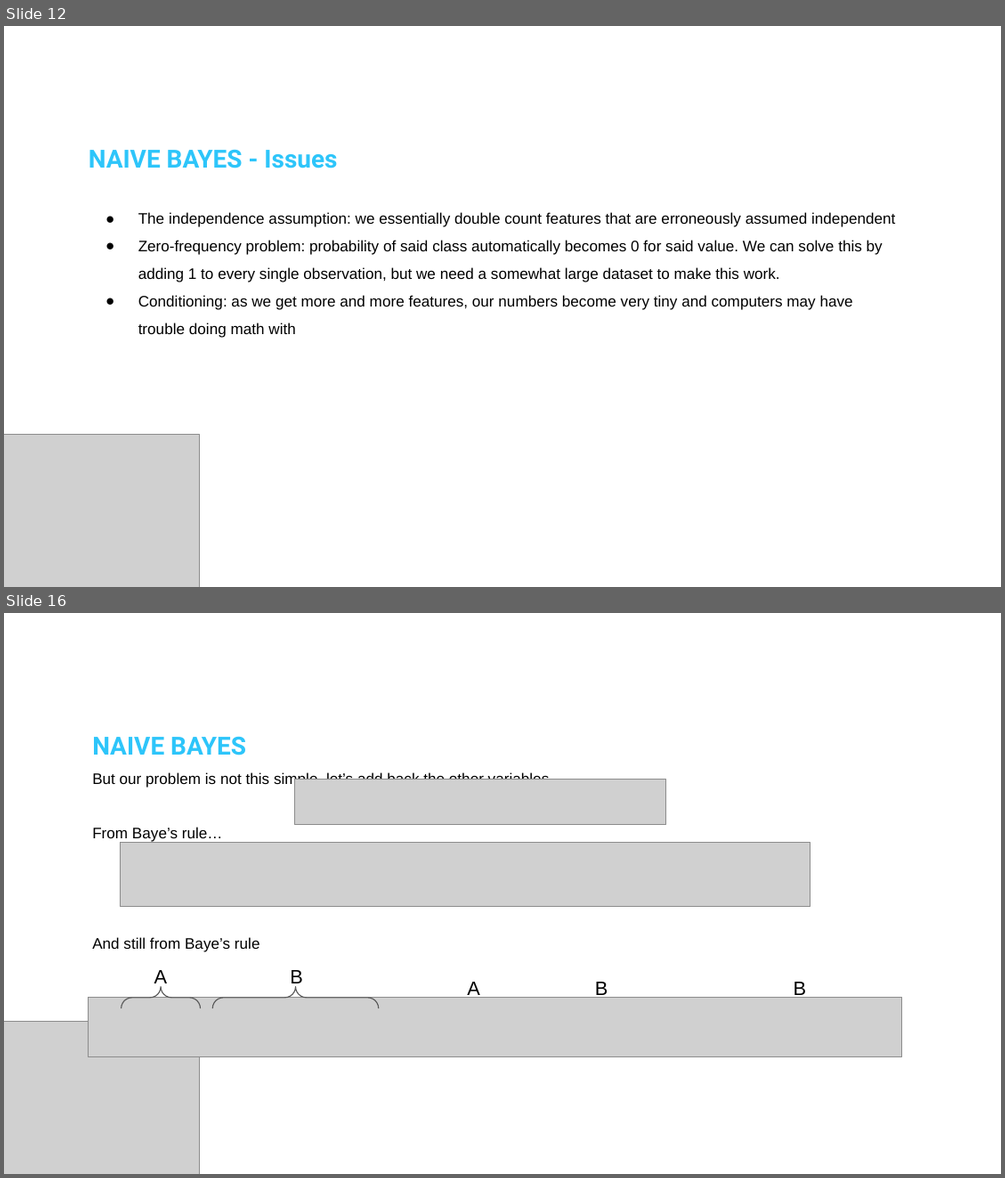
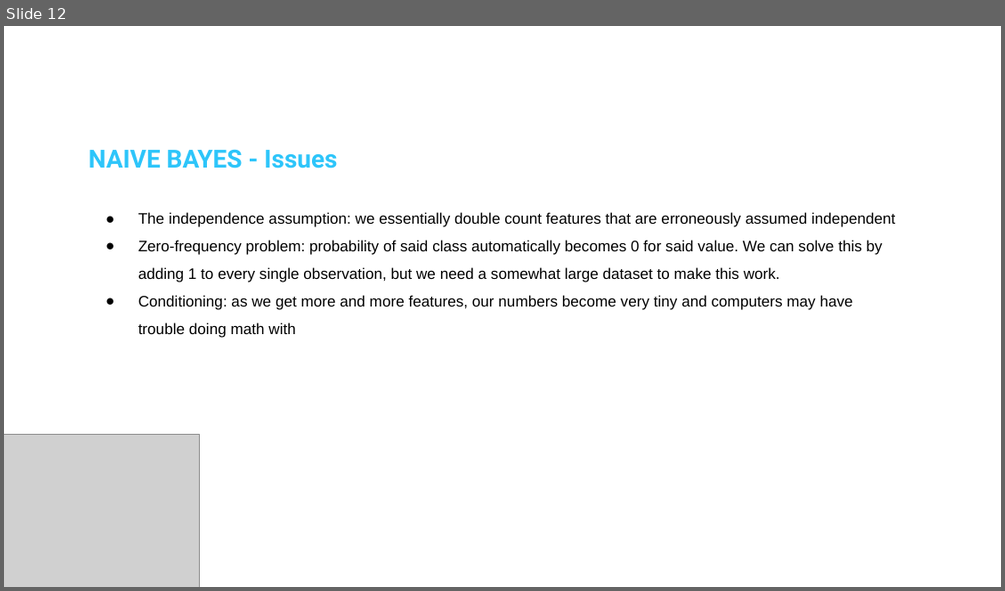
Before and after one commit to DSML-bootcamp/w5-nbs, a slide deck: D1/1A. Naive Bayes.pptx. Shown one above the other, each under a label of ours: slides 12 and 16 before the commit, slide 12 after it; the slides between them are not shown. The pictures are 1005x1178 and 1005x591 pixels, drawn with LibreOffice and Linux fonts; fonts in the diff are those of the drawing; grey boxes stand for pictures; background and template pictures are left out. Boxes give left, top, right and bottom in pixels: in the first picture for what was removed or moved away, otherwise in the second. Text is boxed around its words. In the diff, an @@ line names an element or a change of style, - is before the commit and + after.

```diff
--- a/D1/1A. Naive Bayes.pptx
+++ b/D1/1A. Naive Bayes.pptx
@@ slide 16 removed at (4, 613, 1001, 1174), background picture (left out) @@
@@ text removed at (92, 737, 550, 952) @@
-NAIVE BAYES
-But our problem is not this simple, let’s add back the other variables
-From Baye’s rule…
-And still from Baye’s rule
@@ picture removed at (294, 779, 666, 824) @@
@@ picture removed at (121, 843, 810, 907) @@
@@ left brace removed at (121, 986, 200, 1008) @@
@@ text removed at (154, 970, 168, 988) @@
-A
@@ left brace removed at (213, 986, 380, 1008) @@
@@ text removed at (290, 970, 303, 988) @@
-B
@@ text removed at (467, 981, 480, 999) @@
-A
@@ text removed at (595, 981, 608, 997) @@
-B
@@ text removed at (793, 981, 807, 997) @@
-B
@@ picture removed at (88, 997, 902, 1056) @@
@@ picture removed at (4, 1021, 200, 1174) @@
```
Also in this commit, not shown: 6 slides changed, 1 slide added, 5 other slides removed, 6 other files.
